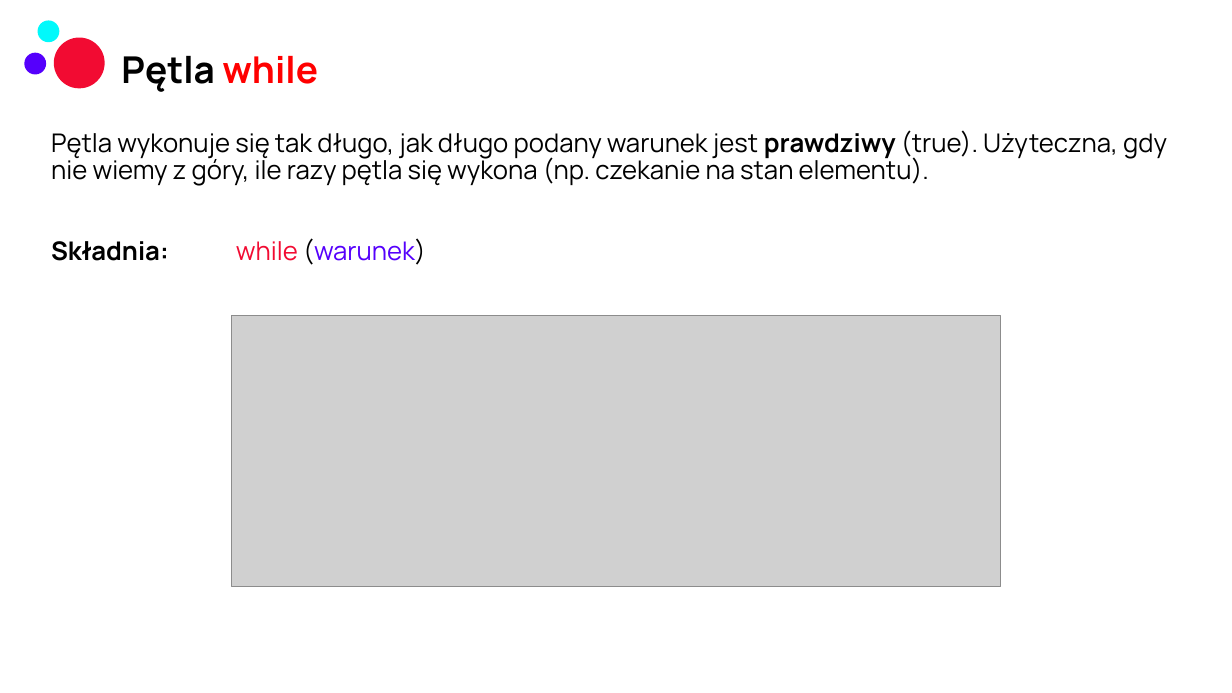
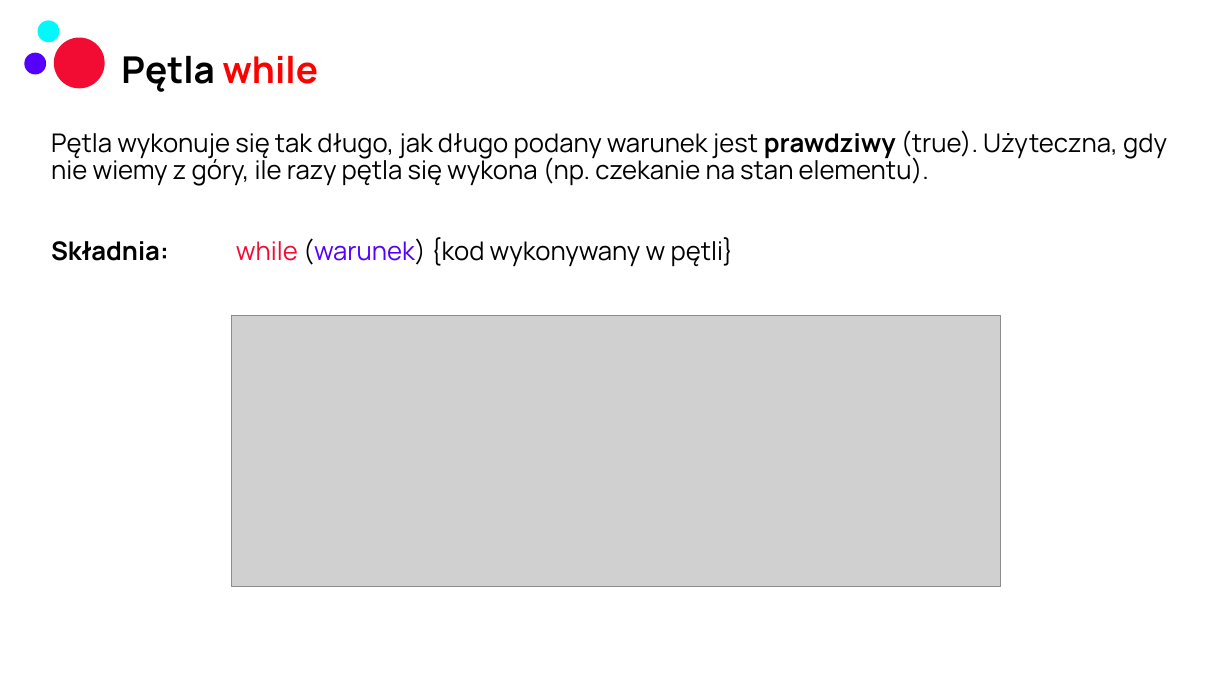
Before and after one commit to czyrski/JSTS_bnp, a slide deck: slide 34 of JavaScript i TypeScript.pptx. Drawn at 1232x693 pixels with LibreOffice and Linux fonts; fonts in the diff are those of the drawing; grey boxes stand for pictures; background and template pictures are left out. Boxes give left, top, right and bottom in pixels: in the first picture for what was removed or moved away, otherwise in the second. Text is boxed around its words. In the diff, an @@ line names an element or a change of style, - is before the commit and + after.

```diff
--- a/JavaScript i TypeScript.pptx
+++ b/JavaScript i TypeScript.pptx
@@ text at box(51, 237, 734, 266): text changed @@
-Składnia: while (warunek)
+Składnia: while (warunek) {kod wykonywany w pętli}
```
Also in this commit, not shown: 3 other slides changed.
